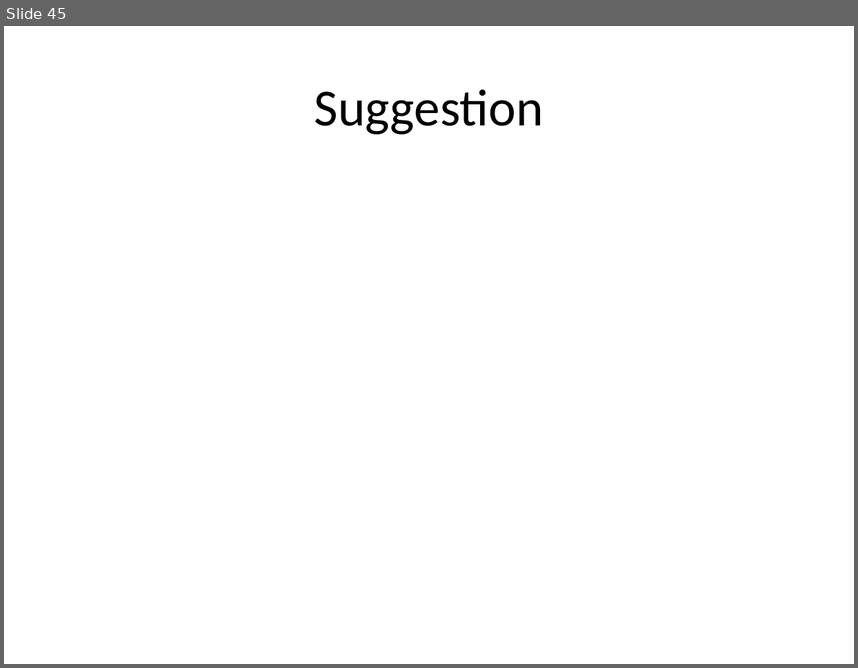
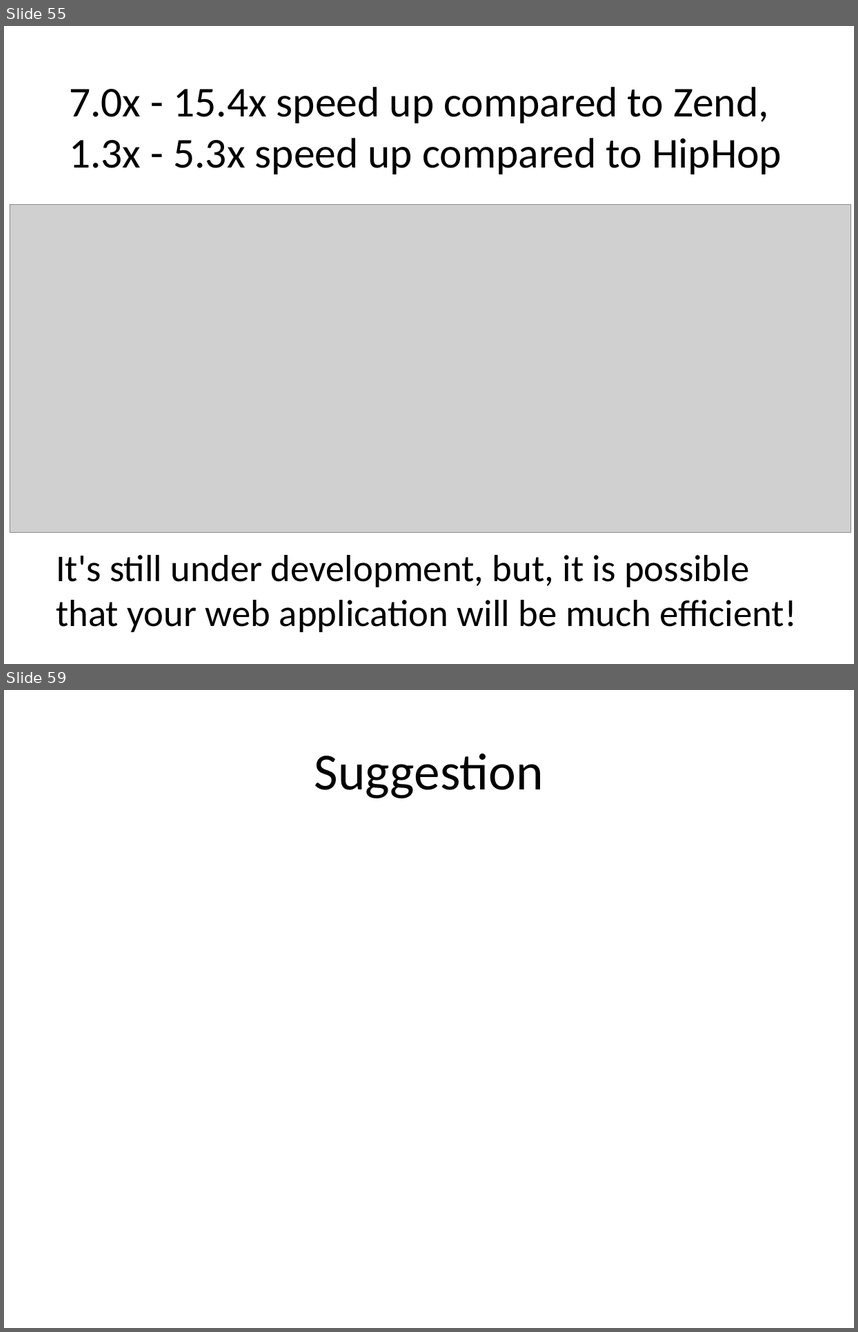
Before and after one commit to ryotaro/pyconjp2012slide, a slide deck: master/Fundamental Technologies Used in PyPy JIT Compiler.pptx. Shown one above the other, each under a label of ours: slide 45 before the commit, slides 55 and 59 after it; the slides between them are not shown. The pictures are 858x668 and 858x1332 pixels, drawn with LibreOffice and Linux fonts; fonts in the diff are those of the drawing; grey boxes stand for pictures. Boxes give left, top, right and bottom in pixels: in the first picture for what was removed or moved away, otherwise in the second. Text is boxed around its words. In the diff, an @@ line names an element or a change of style, - is before the commit and + after.

```diff
--- a/master/Fundamental Technologies Used in PyPy JIT Compiler.pptx
+++ b/master/Fundamental Technologies Used in PyPy JIT Compiler.pptx
@@ slide 55 added at <box>4,26,854,664</box>, background #FFFFFF @@
@@ text added at <box>69,87,782,174</box>, 36 pt, text #000000 @@
+7.0x - 15.4x speed up compared to Zend,
+1.3x - 5.3x speed up compared to HipHop
@@ picture added at <box>10,205,851,532</box> @@
@@ text added at <box>56,555,797,632</box>, 32 pt, text #000000 @@
+It's still under development, but, it is possible that your web application will be much efficient!
@@ what was slide 45 is now slide 59 @@
```
Also in this commit, not shown: 15 other slides added, 2 slides removed.
